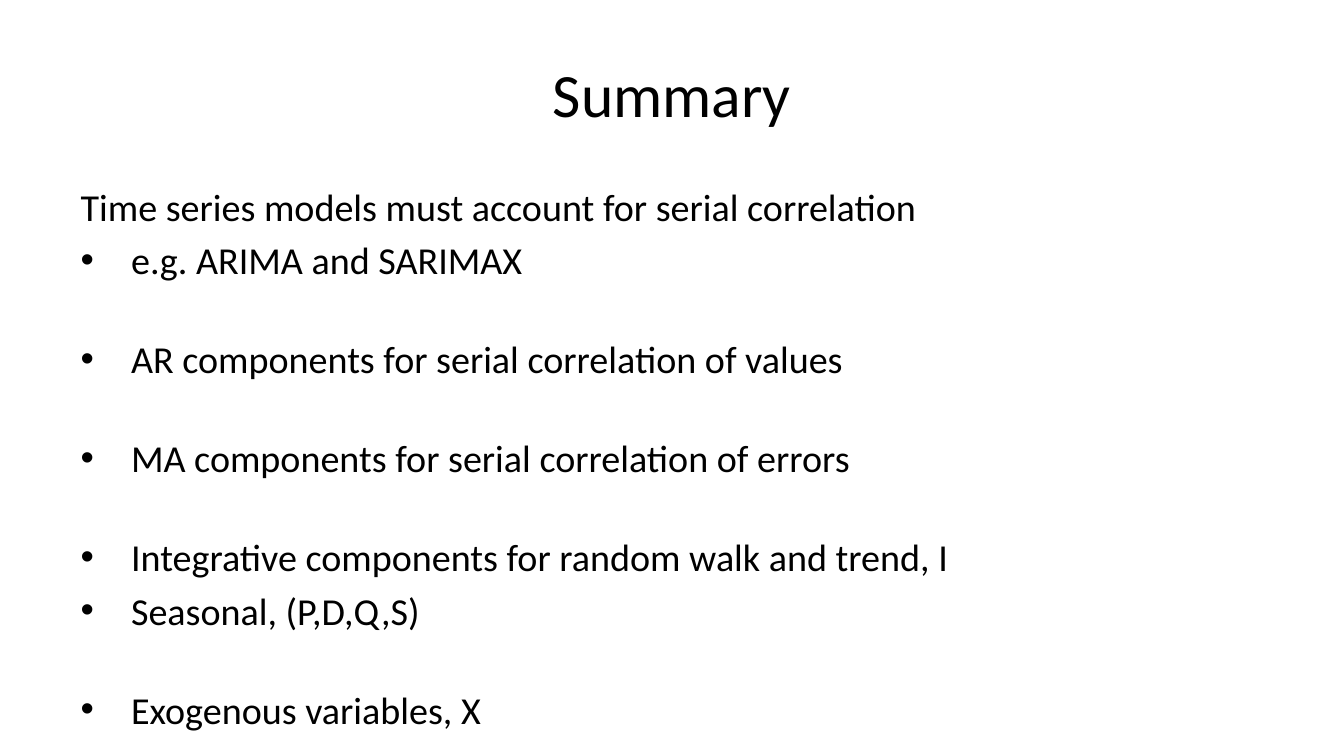
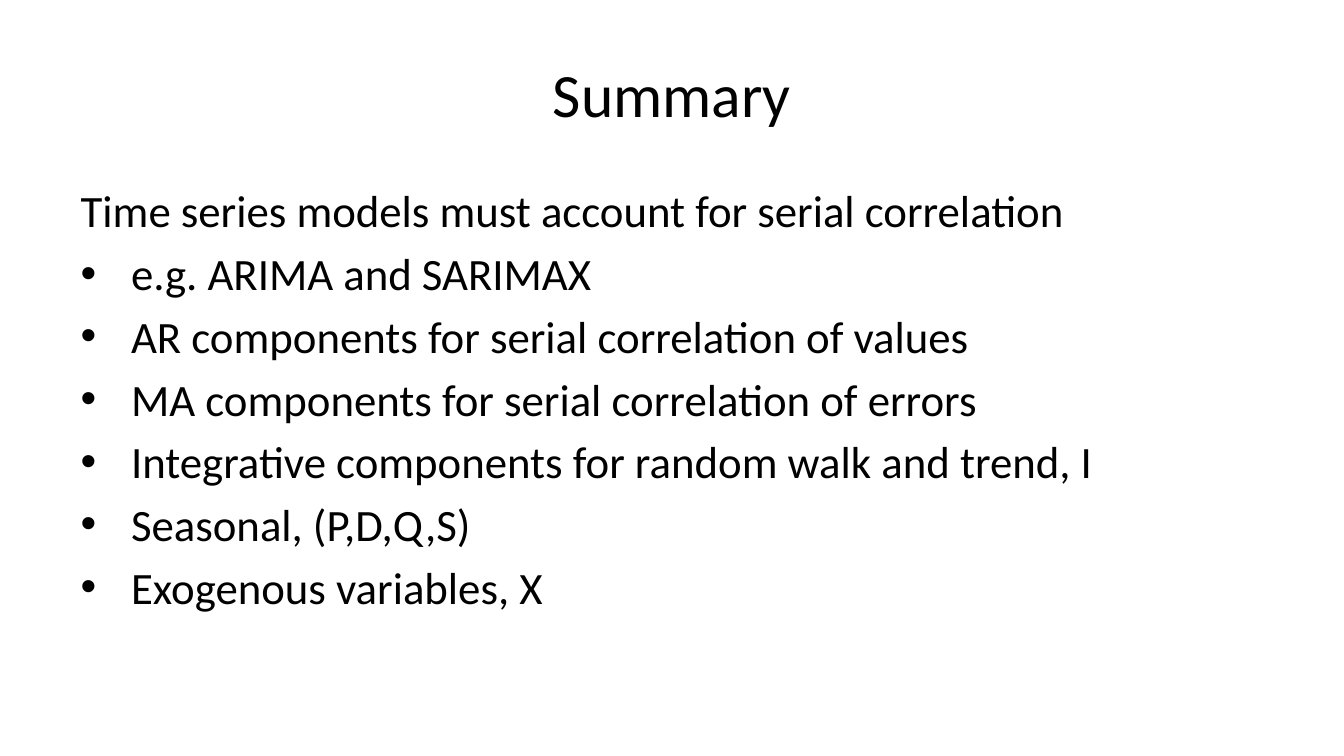
Before and after one commit to StephenElston/CSCI-E-83, a slide deck: slide 57 of LectureSlides/12_IntroductionToTimeSeriesForecasting.pptx (slide 49 before the commit). Drawn at 1344x756 pixels with LibreOffice and Linux fonts; fonts in the diff are those of the drawing. Boxes give left, top, right and bottom in pixels: in the first picture for what was removed or moved away, otherwise in the second. Text is boxed around its words. In the diff, an @@ line names an element or a change of style, - is before the commit and + after.

```diff
--- a/LectureSlides/12_IntroductionToTimeSeriesForecasting.pptx
+++ b/LectureSlides/12_IntroductionToTimeSeriesForecasting.pptx
@@ text "Time series models must account ..." at bbox=[81, 196, 1092, 612]: size 20.4 to 24 pt @@
```
Also in this commit, not shown: 6 other slides changed, 13 slides added, 5 slides removed.
